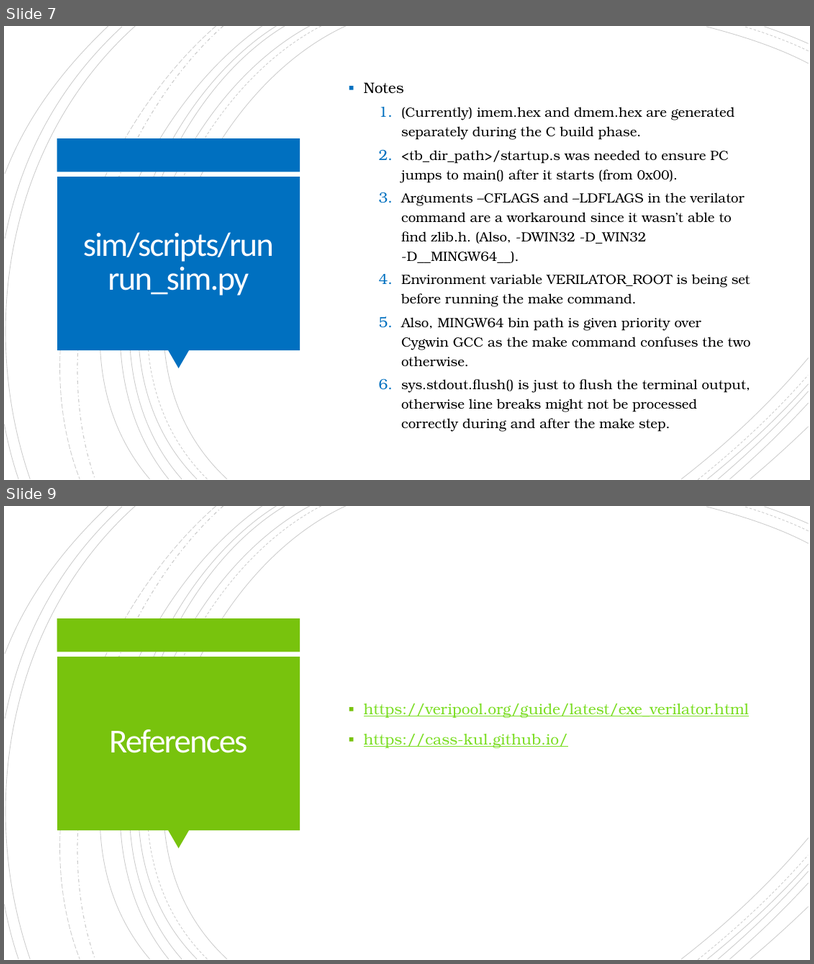
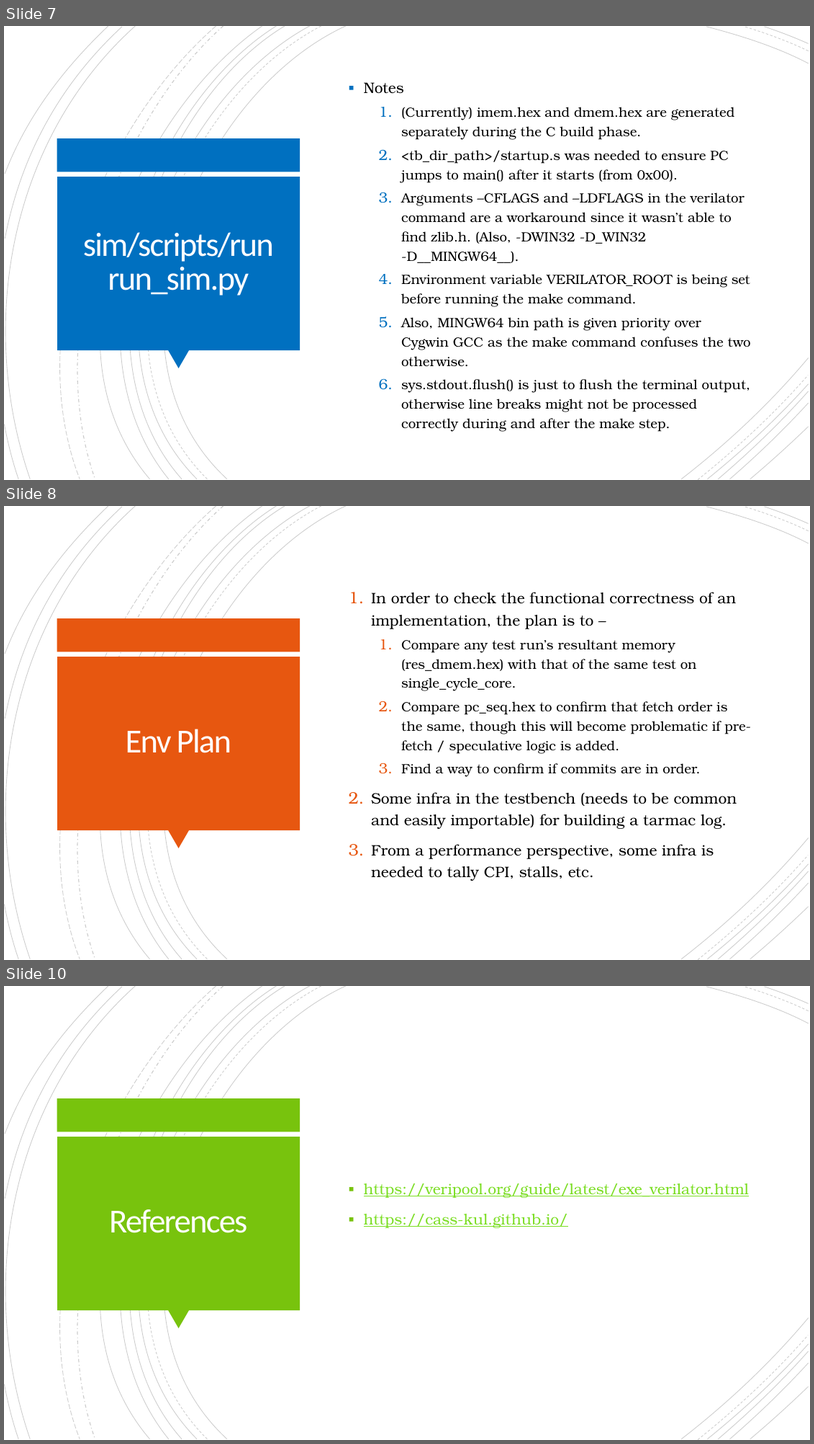
Before and after one commit to mrinav-saxena/riscv_verif0, a slide deck: readme.pptx. Shown one above the other, each under a label of ours: slides 7 and 9 before the commit, slides 7, 8 and 10 after it; the slides between them are not shown. The pictures are 814x964 and 814x1444 pixels, drawn with LibreOffice and Linux fonts; fonts in the diff are those of the drawing. Boxes give left, top, right and bottom in pixels: in the first picture for what was removed or moved away, otherwise in the second. Text is boxed around its words. In the diff, an @@ line names an element or a change of style, - is before the commit and + after.

```diff
--- a/readme.pptx
+++ b/readme.pptx
@@ slide 8 added at box(4, 506, 810, 960), background #FFFFFF; not listed: 21 template elements that a slide beside it also shows @@
@@ text added at box(371, 592, 751, 880), 16 pt, text #000000 @@
+1. In order to check the functional correctness of an implementation, the plan is to –
+  1. Compare any test run’s resultant memory (res_dmem.hex) with that of the same test on single_cycle_core.
+  2. Compare pc_seq.hex to confirm that fetch order is the same, though this will become problematic if pre-fetch / speculative logic is added.
+  3. Find a way to confirm if commits are in order.
+2. Some infra in the testbench (needs to be common and easily importable) for building a tarmac log.
+3. From a performance perspective, some infra is needed to tally CPI, stalls, etc.
@@ rectangle added at box(57, 618, 301, 651), fill #E75710 @@
@@ rectangle added at box(57, 656, 300, 830), fill #E75710 @@
@@ title added at box(126, 728, 232, 753), 40 pt, text #FFFEFF @@
+Env Plan
@@ triangle added at box(168, 830, 189, 849), fill #E75710 @@
@@ what was slide 9 is now slide 10 @@
```
Also in this commit, not shown: 1 slide changed, 5 other files.
